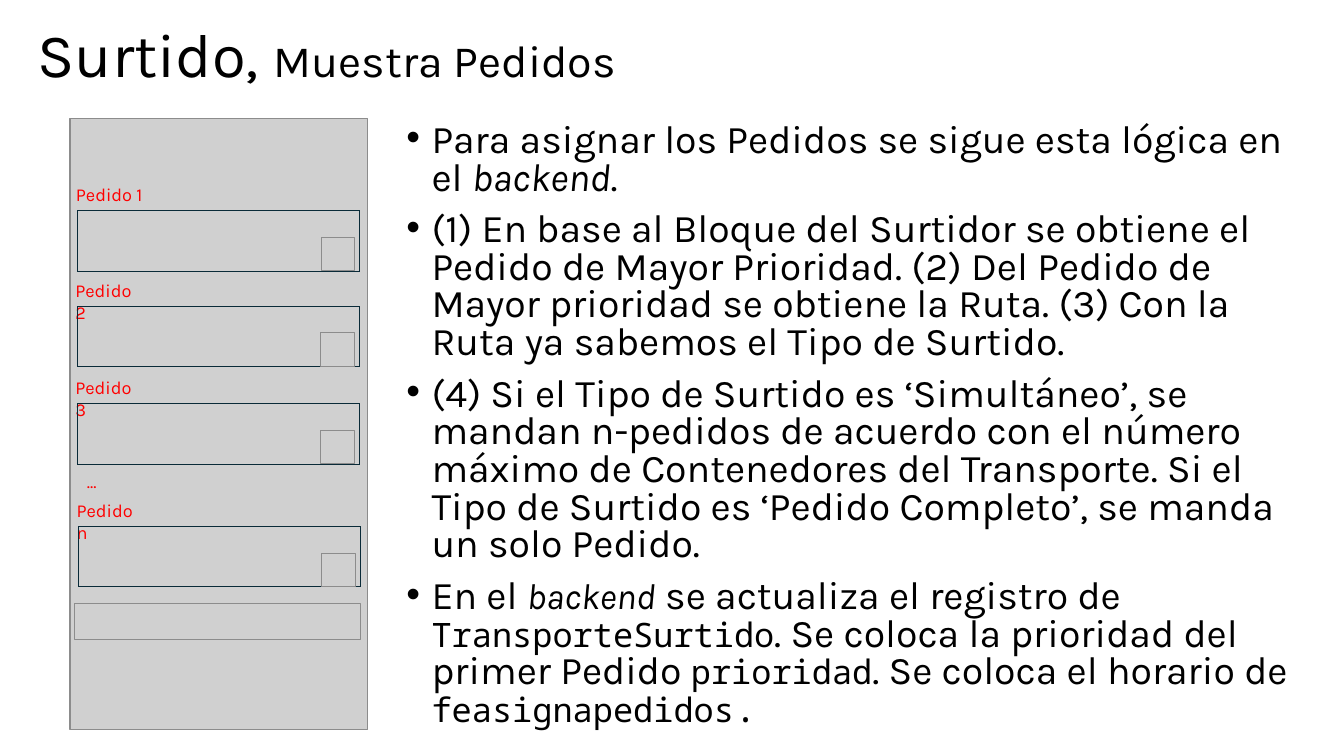
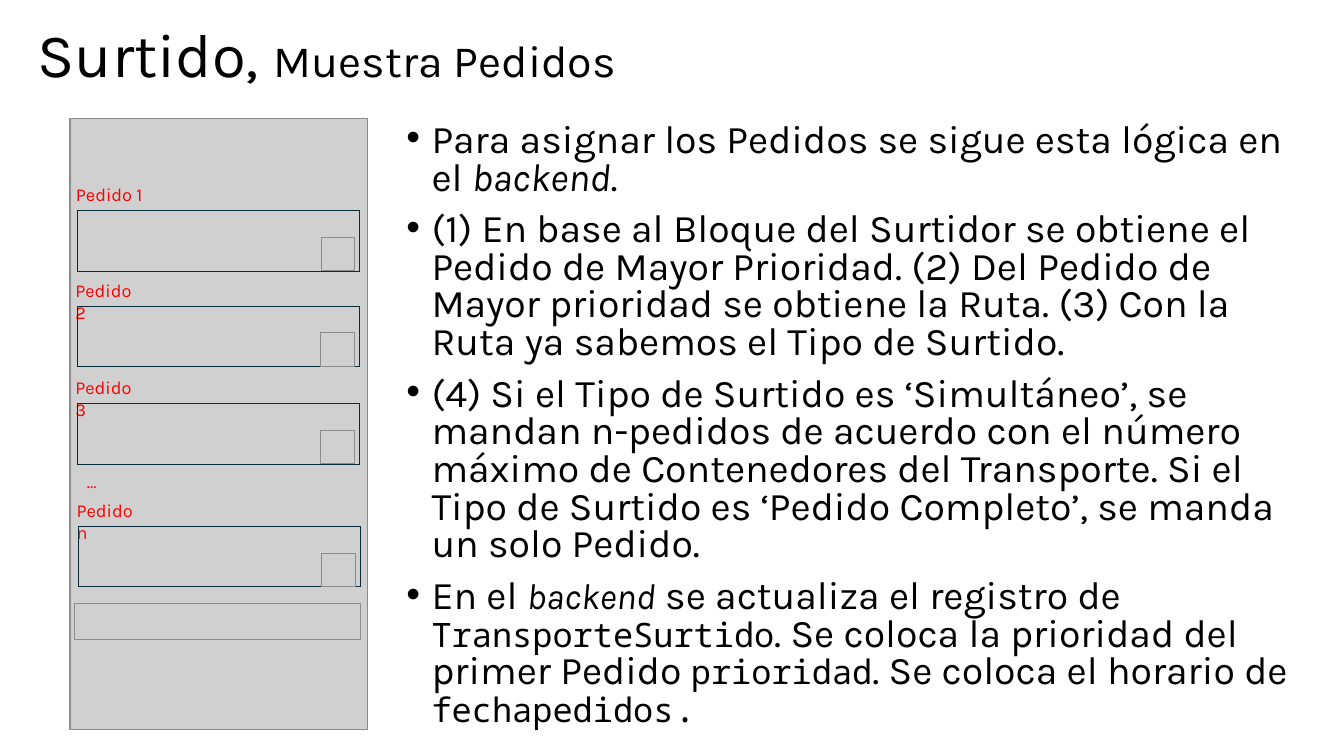
Before and after one commit to JoelBecerraM/FANASA-docs, a slide deck: slide 6 of atCloud - Diseño - Interfaz de Usuario - Surtido.pptx (slide 5 before the commit). Drawn at 1344x756 pixels with LibreOffice and Linux fonts; fonts in the diff are those of the drawing; grey boxes stand for pictures. Boxes give left, top, right and bottom in pixels: in the first picture for what was removed or moved away, otherwise in the second. Text is boxed around its words. In the diff, an @@ line names an element or a change of style, - is before the commit and + after.

```diff
--- a/atCloud - Diseño - Interfaz de Usuario - Surtido.pptx
+++ b/atCloud - Diseño - Interfaz de Usuario - Surtido.pptx
@@ text at (432,582,1287,730): text changed @@
-• En el backend se actualiza el registro de TransporteSurtido. Se coloca la prioridad del primer Pedido prioridad. Se coloca el horario de feasignapedidos.
+• En el backend se actualiza el registro de TransporteSurtido. Se coloca la prioridad del primer Pedido prioridad. Se coloca el horario de fechapedidos.
```
Also in this commit, not shown: 3 other slides changed, 4 slides added, 1 other file.
